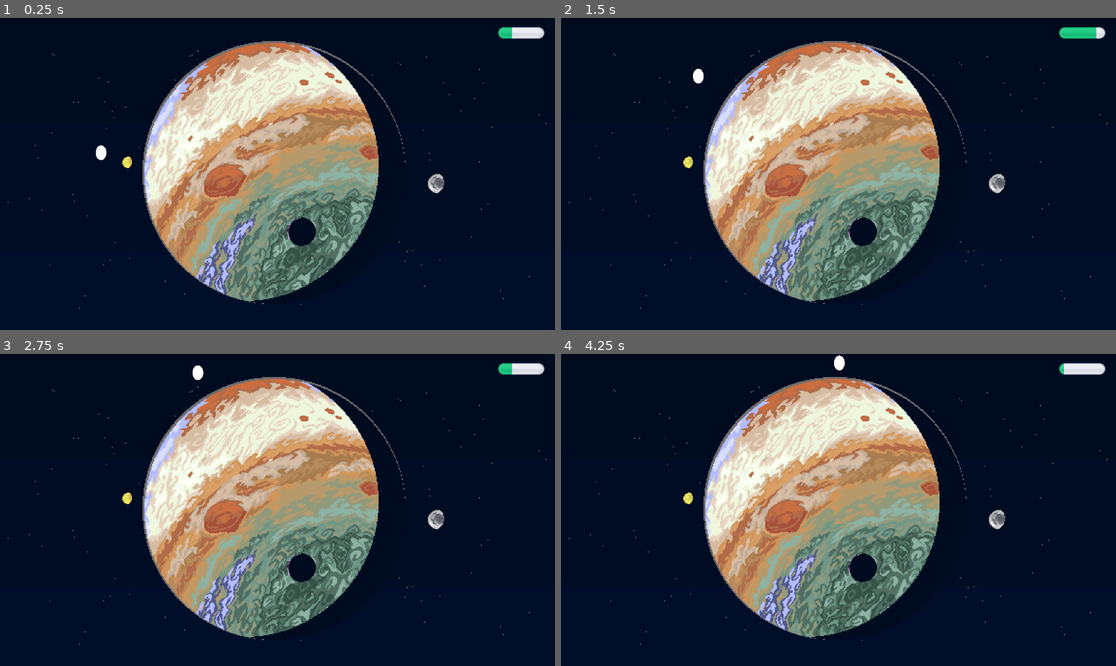
Above: before the commit, frames 1-4 (two rows, left to right).
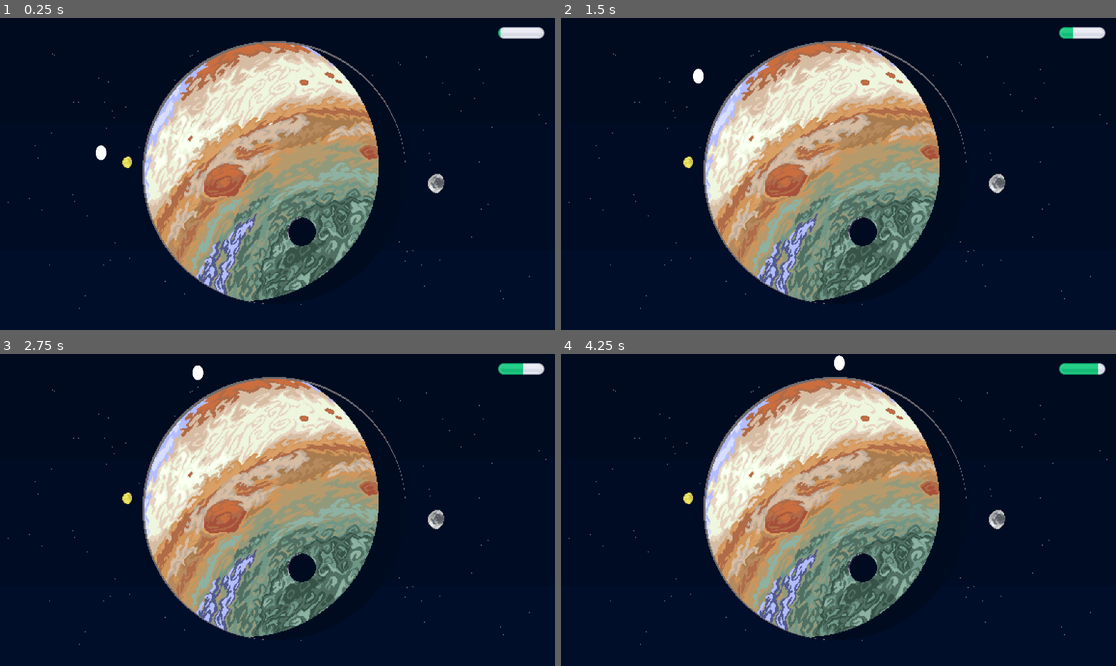
Above: after the commit, the same moments.

Repository: ThreeChooseOne/loopiter
Game: Godot game, scene res://main.tscn
Two runs of this game, one before a commit and one after it. Both use one fixed random seed, a clock stepped at 60 frames per second and the inputs below.
Inputs:
- Up to frame 1 (0.25 s): no input
- Up to frame 2 (1.5 s): no input
- Up to frame 3 (2.75 s): no input
- Up to frame 4 (4.25 s): no input

The runs differ from the first frame. In frame 1, less than 0.1% of the frame differs, in the area x 90-93%, y 2-7%; in frame 2, 0.2%; in frame 3, less than 0.1%; in frame 4, 0.2%, in the area x 90-97%, y 2-7%.

Commit message:
slow down the progress bar

Diff:
--- a/fuel_gauge.gd
+++ b/fuel_gauge.gd
@@ -1,6 +1,6 @@
 extends TextureProgressBar
 
 func _process(delta: float) -> void:
-	var progress = fmod(self.get_value() + 100*delta, 100.0)
+	var progress = fmod(self.get_value() + 20*delta, 100.0)
 	self.set_value_no_signal(progress)
 	return
--- a/main.tscn
+++ b/main.tscn
@@ -26,6 +26,7 @@
 offset_top = 19.0
 offset_right = 1130.0
 offset_bottom = 59.0
+step = 0.01
 texture_under = ExtResource("3_lquwl")
 texture_progress = ExtResource("4_7mycd")
 script = ExtResource("5_7mycd")
